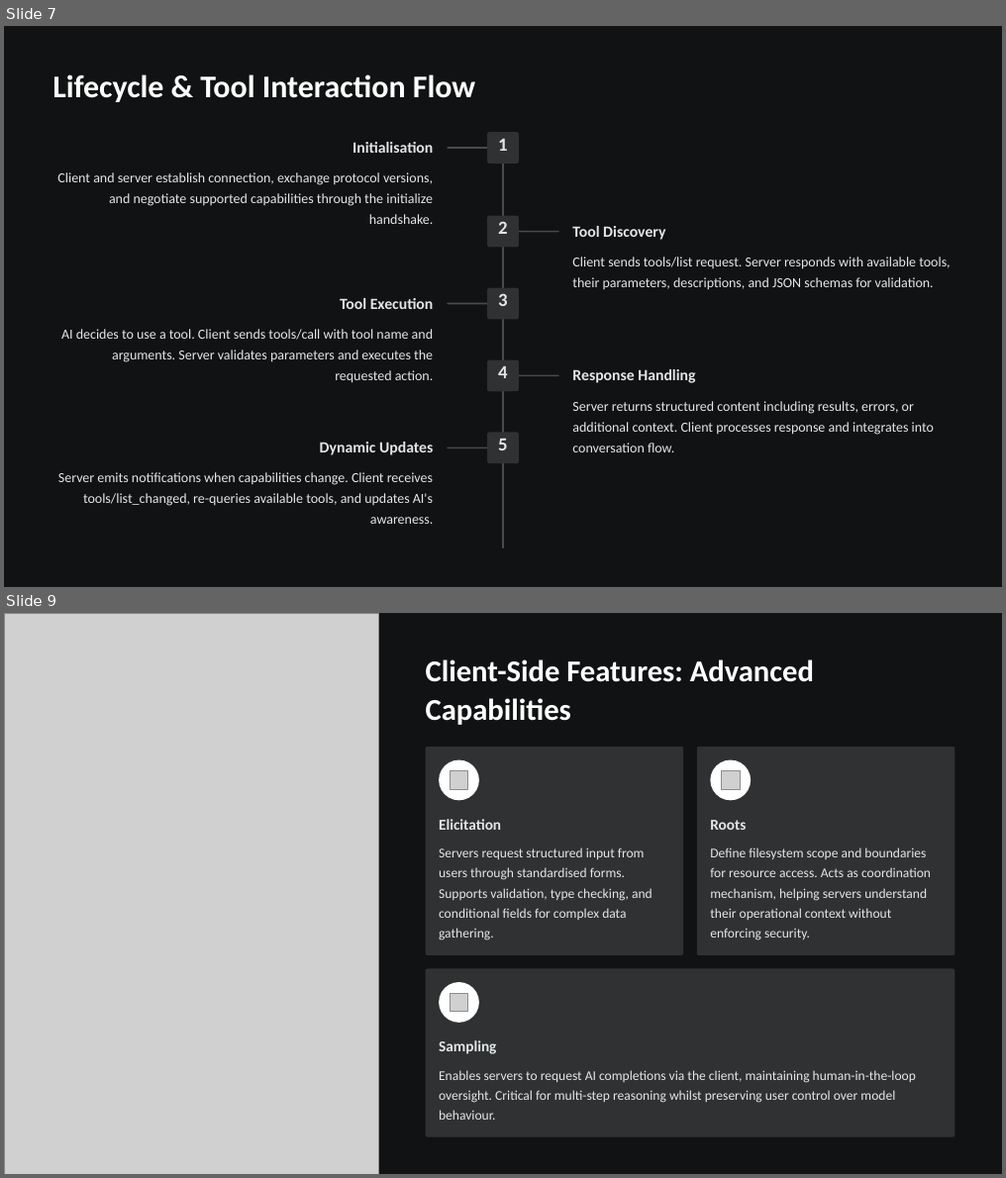
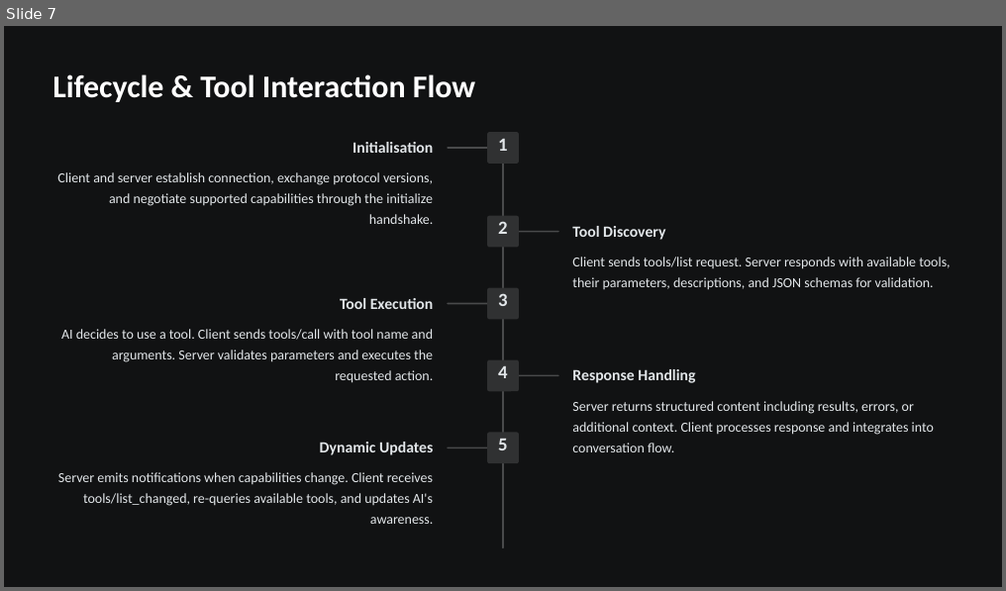
Before and after one commit to makaveli006/mcp_seminar_ppt, a slide deck: Model-Context-Protocol-MCP.pptx. Shown one above the other, each under a label of ours: slides 7 and 9 before the commit, slide 7 after it; the slides between them are not shown. The pictures are 1006x1178 and 1006x591 pixels, drawn with LibreOffice and Linux fonts; fonts in the diff are those of the drawing; grey boxes stand for pictures; background and template pictures are left out. Boxes give left, top, right and bottom in pixels: in the first picture for what was removed or moved away, otherwise in the second. Text is boxed around its words. In the diff, an @@ line names an element or a change of style, - is before the commit and + after.

```diff
--- a/Model-Context-Protocol-MCP.pptx
+++ b/Model-Context-Protocol-MCP.pptx
@@ slide 9 removed at (x1=4, y1=613, x2=1002, y2=1174), background #FFFFFF; not listed: 1 template element that a slide beside it also shows @@
@@ picture removed at (x1=4, y1=613, x2=378, y2=1174) @@
@@ text removed at (x1=426, y1=660, x2=814, y2=725) @@
-Client-Side Features: Advanced Capabilities
@@ rounded rectangle removed at (x1=425, y1=747, x2=683, y2=956) @@
@@ rounded rectangle removed at (x1=439, y1=761, x2=479, y2=801) @@
@@ rounded rectangle removed at (x1=697, y1=747, x2=955, y2=956) @@
@@ rounded rectangle removed at (x1=710, y1=761, x2=750, y2=801) @@
@@ picture removed at (x1=450, y1=771, x2=468, y2=789) @@
@@ picture removed at (x1=721, y1=771, x2=740, y2=789) @@
@@ text removed at (x1=439, y1=819, x2=501, y2=830) @@
-Elicitation
@@ text removed at (x1=710, y1=820, x2=746, y2=830) @@
-Roots
@@ text removed at (x1=439, y1=848, x2=652, y2=941) @@
-Servers request structured input from users through standardised forms. Supports validation, type checking, and conditional fields for complex data gathering.
@@ text removed at (x1=710, y1=848, x2=931, y2=941) @@
-Define filesystem scope and boundaries for resource access. Acts as coordination mechanism, helping servers understand their operational context without enforcing security.
@@ rounded rectangle removed at (x1=425, y1=969, x2=954, y2=1138) @@
@@ rounded rectangle removed at (x1=439, y1=982, x2=479, y2=1023) @@
@@ picture removed at (x1=450, y1=993, x2=468, y2=1012) @@
@@ text removed at (x1=439, y1=1041, x2=496, y2=1055) @@
-Sampling
@@ text removed at (x1=439, y1=1070, x2=916, y2=1120) @@
-Enables servers to request AI completions via the client, maintaining human-in-the-loop oversight. Critical for multi-step reasoning whilst preserving user control over model behaviour.
```
Also in this commit, not shown: 2 slides added, 2 other slides removed.
